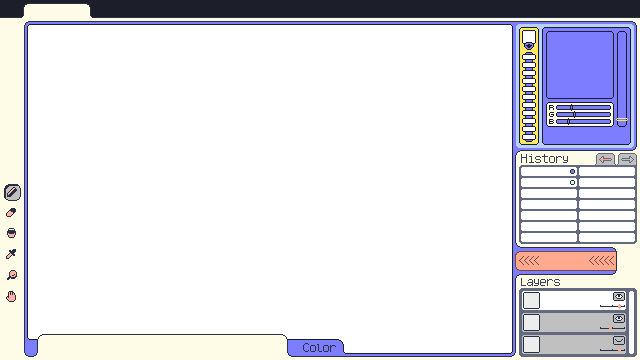
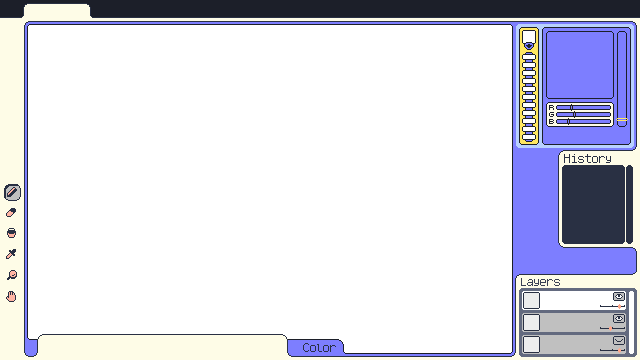
Comparing the layer stacks of the two 640 x 360 images. Changes:
hid group "Languette" (5 layers) over [515, 150, 637, 275]
added group "NewHistory" with 2 layers above "Group 2" over [558, 150, 637, 251]
added layer "History copy 2" in group "NewHistory" over [558, 150, 637, 251]
hid group "History" (12 layers) over [515, 150, 637, 251]
